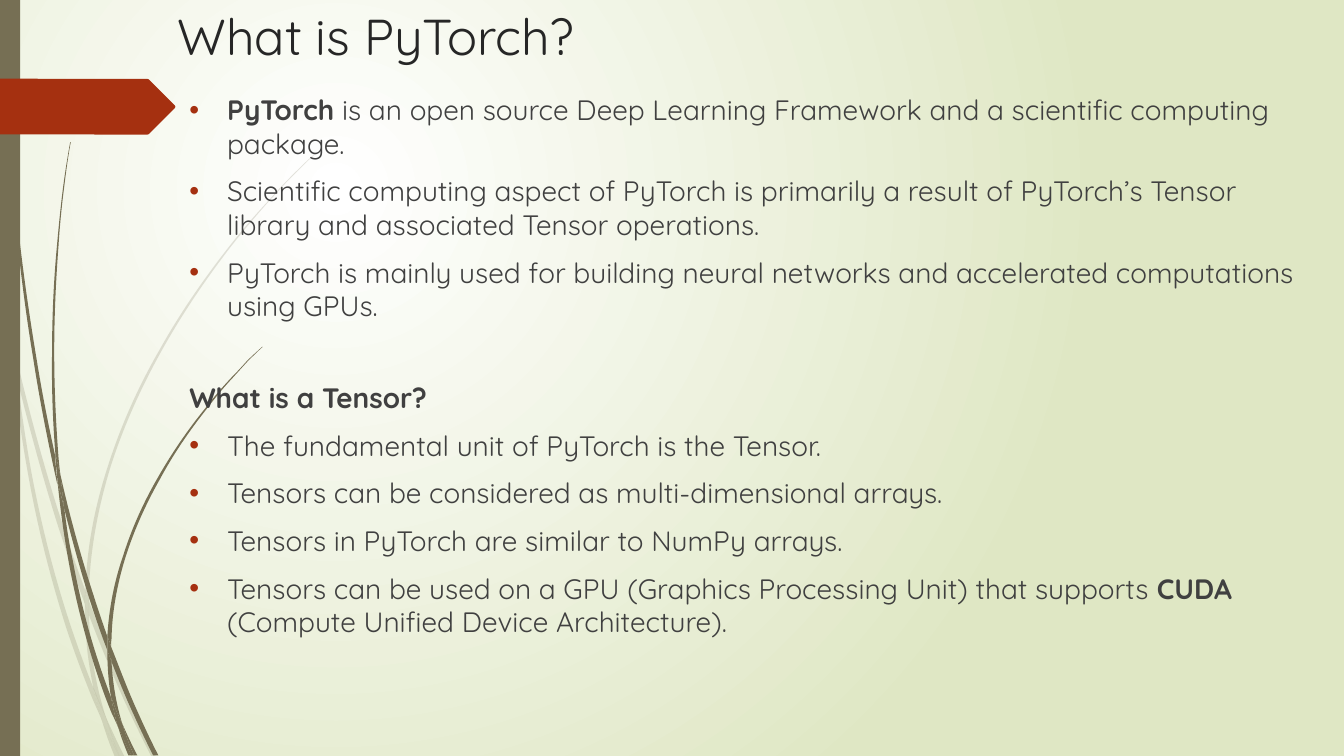
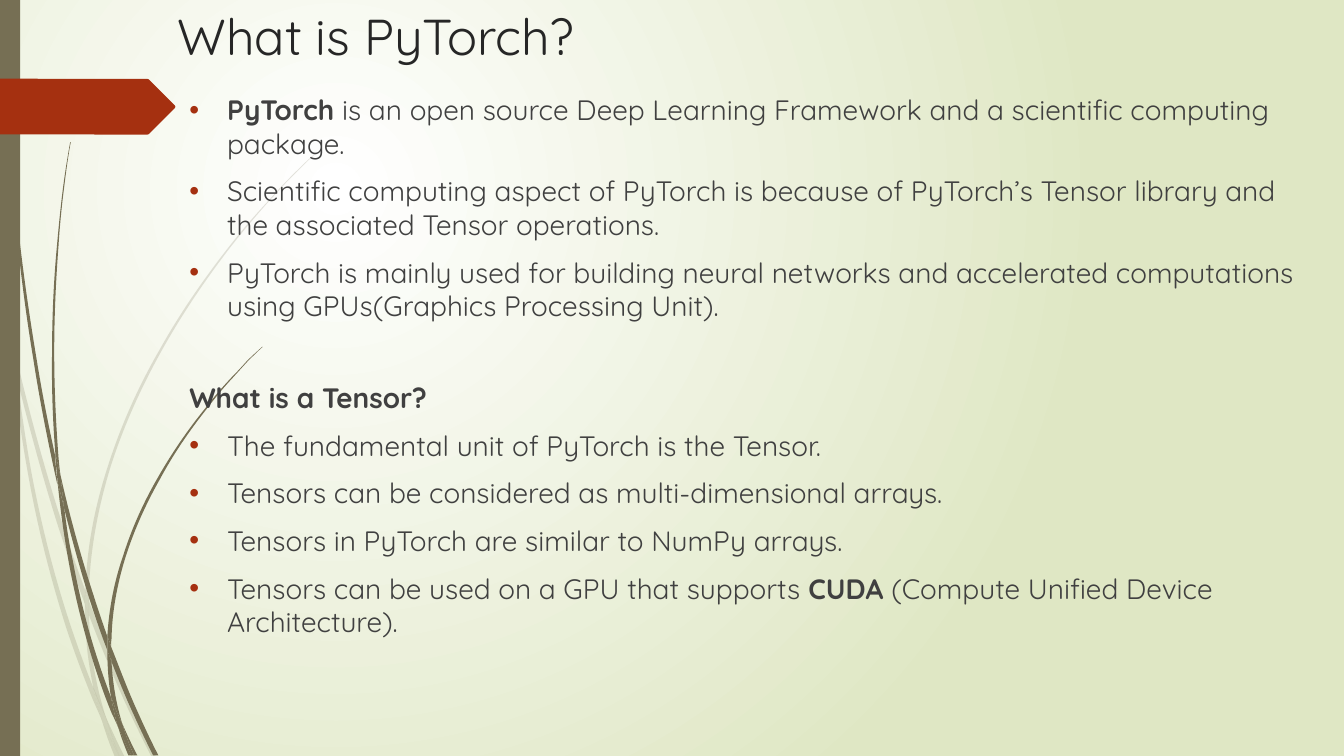
Before and after one commit to DivJAth/OOADPytorch, a slide deck: slide 2 of Grad_Presentation.pptx. Drawn at 1344x756 pixels with LibreOffice and Linux fonts; fonts in the diff are those of the drawing. Boxes give left, top, right and bottom in pixels: in the first picture for what was removed or moved away, otherwise in the second. Text is boxed around its words. In the diff, an @@ line names an element or a change of style, - is before the commit and + after.

```diff
--- a/Grad_Presentation.pptx
+++ b/Grad_Presentation.pptx
@@ text at (227,180,1293,322): text changed @@
-• Scientific computing aspect of PyTorch is primarily a result of PyTorch’s Tensor library and associated Tensor operations.
-• PyTorch is mainly used for building neural networks and accelerated computations using GPUs.
+• Scientific computing aspect of PyTorch is because of PyTorch’s Tensor library and the associated Tensor operations.
+• PyTorch is mainly used for building neural networks and accelerated computations using GPUs(Graphics Processing Unit).
@@ text at (227,578,1213,637): text changed @@
-• Tensors can be used on a GPU (Graphics Processing Unit) that supports CUDA (Compute Unified Device Architecture).
+• Tensors can be used on a GPU that supports CUDA (Compute Unified Device Architecture).
```
Also in this commit, not shown: 11 other slides changed, 2 slides added, 3 slides removed.
